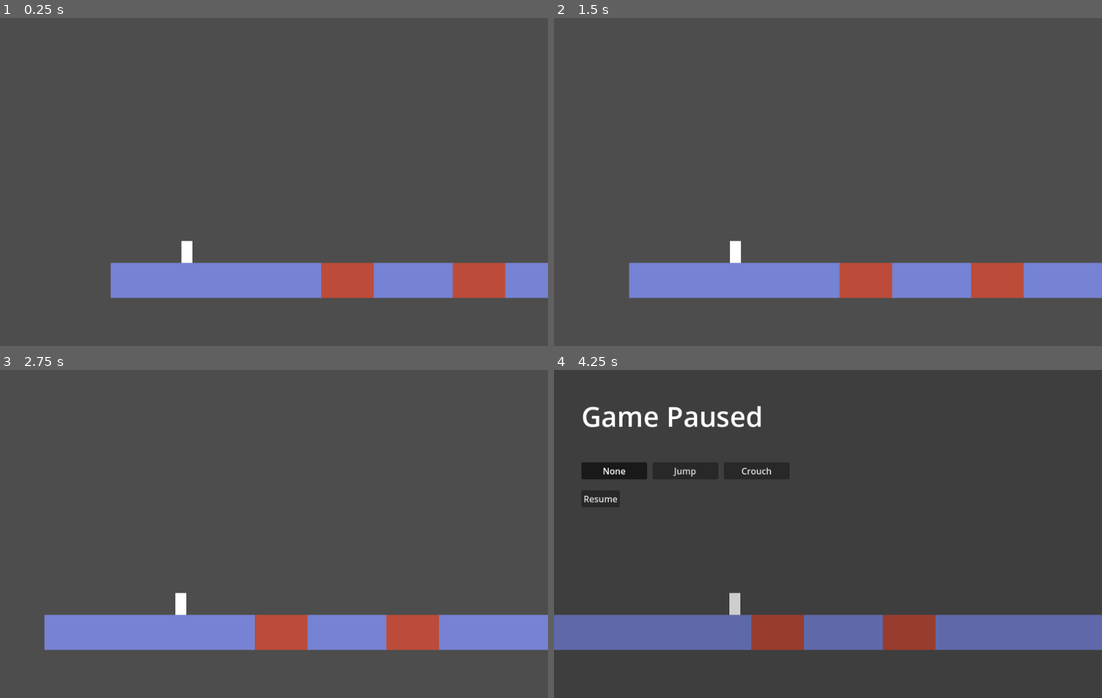
Above: before the commit, frames 1-4 (two rows, left to right).
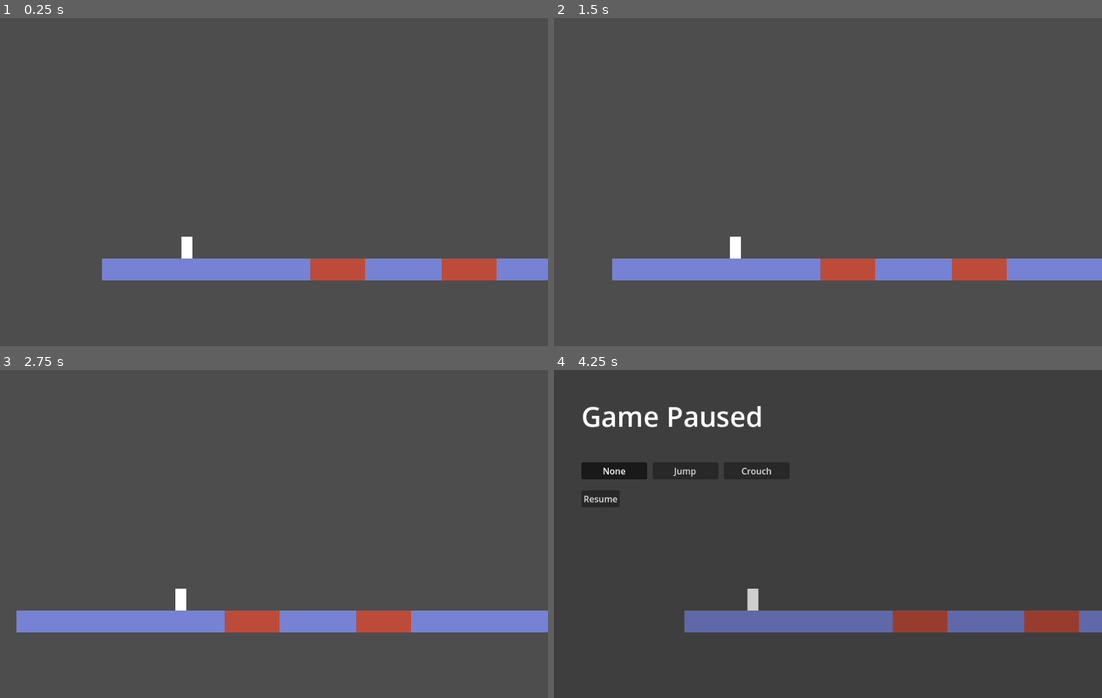
Above: after the commit, the same moments.

Repository: redpebble/trijam-314
Game: Godot game, scene res://scenes/levels/level1.tscn
The game is run twice, just before and just after one commit, with the same random seed, the same clock (stepped at 60 frames per second) and the same inputs. Before the commit the project starts from res://scenes/level1.tscn.
Inputs:
- Up to frame 1 (0.25 s): no input
- Up to frame 2 (1.5 s): no input
- Up to frame 3 (2.75 s): no input
- Up to frame 4 (4.25 s): tap Escape (pause) at 4.15 s

The runs differ from the first frame. In frame 1, 6.0% of the frame differs, in the area x 18-100%, y 66-86%; in frame 2, 6.9%; in frame 3, 7.8%; in frame 4, 9.3%, in the area x 0-100%, y 66-86%.

Commit message:
load next level

Diff:
--- a/godot/project.godot
+++ b/godot/project.godot
@@ -11,7 +11,7 @@
 [application]
 
 config/name="TAS Dash"
-run/main_scene="res://scenes/level1.tscn"
+run/main_scene="res://scenes/levels/level1.tscn"
 config/features=PackedStringArray("4.3", "GL Compatibility")
 config/icon="res://icon.svg"
 
--- a/godot/scenes/UI/Elements/list_button.gd
+++ b/godot/scenes/UI/Elements/list_button.gd
@@ -1,7 +1,6 @@
 extends Button
 
 signal selected
-
 
 func _ready() -> void:
 	button_down.connect(_on_button_down)
@@ -12,9 +11,7 @@
 
 func _on_toggled(toggled_on : bool):
 	if toggled_on:
-		print(name, " selected")
 		selected.emit()
 
 func _on_button_down():
-	print(name, " selected")
 	selected.emit()
--- a/godot/scenes/character.gd
+++ b/godot/scenes/character.gd
@@ -4,6 +4,7 @@
 enum Action { NONE, JUMP, CROUCH }
 
 signal hit_hazard
+signal hit_goal
 
 const SPEED = 300.0
 const JUMP_VELOCITY = -400.0
@@ -42,7 +43,7 @@
 		match collider.collision_type:
 			LevelGeometry.Type.NEUTRAL: hit_wall = true
 			LevelGeometry.Type.HAZARD: hit_hazard.emit()
-			LevelGeometry.Type.GOAL:   hit_hazard.emit() # next level
+			LevelGeometry.Type.GOAL:   hit_goal.emit()
 
 func rebound():
 	if hit_wall_pos == position:
--- a/godot/scenes/level.gd
+++ /dev/null
@@ -1,12 +0,0 @@
-extends Node2D
-
-func _ready() -> void:
-	reset()
-	$Camera2D.target = $Character
-
-func reset() -> void:
-	$Character.position = $Start.position
-	$Camera2D.position.x = $Start.position.x
-
-func _on_character_hit_hazard() -> void:
-	reset()
--- a/godot/scenes/level1.tscn
+++ /dev/null
@@ -1,138 +0,0 @@
-[gd_scene load_steps=17 format=3 uid="uid://bpwlmjan0tmis"]
-
-[ext_resource type="Script" path="res://scenes/level.gd" id="1_1g0je"]
-[ext_resource type="PackedScene" uid="uid://d1a3impy5lljt" path="res://scenes/character.tscn" id="1_rapfa"]
-[ext_resource type="PackedScene" uid="uid://l1np6ys8mw12" path="res://scenes/UI/pause_menu.tscn" id="2_nep4c"]
-[ext_resource type="Script" path="res://scenes/camera.gd" id="2_p0ldi"]
-[ext_resource type="Script" path="res://scenes/level_geometry.gd" id="4_7pf31"]
-
-[sub_resource type="RectangleShape2D" id="RectangleShape2D_ug4if"]
-size = Vector2(32, 128)
-
-[sub_resource type="RectangleShape2D" id="RectangleShape2D_fruhu"]
-size = Vector2(384, 64)
-
-[sub_resource type="RectangleShape2D" id="RectangleShape2D_vligy"]
-size = Vector2(552, 64)
-
-[sub_resource type="RectangleShape2D" id="RectangleShape2D_uwnvl"]
-size = Vector2(144, 64)
-
-[sub_resource type="RectangleShape2D" id="RectangleShape2D_1s248"]
-size = Vector2(3312, 64)
-
-[sub_resource type="RectangleShape2D" id="RectangleShape2D_ophq7"]
-size = Vector2(968, 64)
-
-[sub_resource type="RectangleShape2D" id="RectangleShape2D_krlpe"]
-size = Vector2(632, 64)
-
-[sub_resource type="RectangleShape2D" id="RectangleShape2D_xjqpe"]
-size = Vector2(96, 64)
-
-[sub_resource type="RectangleShape2D" id="RectangleShape2D_4bu4v"]
-size = Vector2(447.877, 208)
-
-[sub_resource type="RectangleShape2D" id="RectangleShape2D_tla6a"]
-size = Vector2(191.969, 256)
-
-[sub_resource type="RectangleShape2D" id="RectangleShape2D_1ednv"]
-size = Vector2(8, 56)
-
-[node name="Level1" type="Node2D"]
-script = ExtResource("1_1g0je")
-
-[node name="Camera2D" type="Camera2D" parent="."]
-position = Vector2(500, 300)
-script = ExtResource("2_p0ldi")
-
-[node name="PauseMenu" parent="." instance=ExtResource("2_nep4c")]
-
-[node name="Character" parent="." instance=ExtResource("1_rapfa")]
-position = Vector2(72, 384)
-
-[node name="Start" type="Node2D" parent="."]
-position = Vector2(64, 448)
-
-[node name="Geometry" type="Node2D" parent="."]
-
-[node name="Goal" type="StaticBody2D" parent="Geometry"]
-collision_layer = 8
-script = ExtResource("4_7pf31")
-collision_type = 2
-
-[node name="CollisionShape2D" type="CollisionShape2D" parent="Geometry/Goal"]
-position = Vector2(4016, 192)
-shape = SubResource("RectangleShape2D_ug4if")
-debug_color = Color(0.309561, 0.613737, 0.370076, 0.42)
-
-[node name="Floors" type="StaticBody2D" parent="Geometry"]
-collision_layer = 2
-script = ExtResource("4_7pf31")
-
-[node name="CollisionShape2D" type="CollisionShape2D" parent="Geometry/Floors"]
-position = Vector2(192, 480)
-shape = SubResource("RectangleShape2D_fruhu")
-
-[node name="CollisionShape2D2" type="CollisionShape2D" parent="Geometry/Floors"]
-position = Vector2(3756, 288)
-shape = SubResource("RectangleShape2D_vligy")
-
-[node name="CollisionShape2D3" type="CollisionShape2D" parent="Geometry/Floors"]
-position = Vector2(552, 480)
-shape = SubResource("RectangleShape2D_uwnvl")
-
-[node name="CollisionShape2D4" type="CollisionShape2D" parent="Geometry/Floors"]
-position = Vector2(2376, 480)
-shape = SubResource("RectangleShape2D_1s248")
-
-[node name="CollisionShape2D5" type="CollisionShape2D" parent="Geometry/Floors"]
-position = Vector2(3548, 416)
-shape = SubResource("RectangleShape2D_ophq7")
-
-[node name="CollisionShape2D6" type="CollisionShape2D" parent="Geometry/Floors"]
-position = Vector2(3716, 352)
-shape = SubResource("RectangleShape2D_krlpe")
-
-[node name="Hazards" type="StaticBody2D" parent="Geometry"]
-collision_layer = 4
-script = ExtResource("4_7pf31")
-collision_type = 1
-
-[node name="CollisionShape2D" type="CollisionShape2D" parent="Geometry/Hazards"]
-position = Vector2(432, 480)
-shape = SubResource("RectangleShape2D_xjqpe")
-debug_color = Color(0.890877, 0.300042, 0.329821, 0.42)
-
-[node name="CollisionShape2D2" type="CollisionShape2D" parent="Geometry/Hazards"]
-position = Vector2(1504, 264)
-shape = SubResource("RectangleShape2D_4bu4v")
-debug_color = Color(0.890877, 0.300042, 0.329821, 0.42)
-
-[node name="CollisionShape2D3" type="CollisionShape2D" parent="Geometry/Hazards"]
-position = Vector2(672, 480)
-shape = SubResource("RectangleShape2D_xjqpe")
-debug_color = Color(0.890877, 0.300042, 0.329821, 0.42)
-
-[node name="CollisionShape2D4" type="CollisionShape2D" parent="Geometry/Hazards"]
-position = Vector2(1823.95, 288)
-shape = SubResource("RectangleShape2D_tla6a")
-debug_color = Color(0.890877, 0.300042, 0.329821, 0.42)
-
-[node name="CollisionShape2D5" type="CollisionShape2D" parent="Geometry/Hazards"]
-position = Vector2(3396, 356)
-shape = SubResource("RectangleShape2D_1ednv")
-debug_color = Color(0.890877, 0.300042, 0.329821, 0.42)
-
-[node name="CollisionShape2D6" type="CollisionShape2D" parent="Geometry/Hazards"]
-position = Vector2(3060.02, 420)
-shape = SubResource("RectangleShape2D_1ednv")
-debug_color = Color(0.890877, 0.300042, 0.329821, 0.42)
-
-[node name="CollisionShape2D7" type="CollisionShape2D" parent="Geometry/Hazards"]
-position = Vector2(3476, 292)
-shape = SubResource("RectangleShape2D_1ednv")
-debug_color = Color(0.890877, 0.300042, 0.329821, 0.42)
-
-[connection signal="action_selected" from="PauseMenu" to="Character" method="_on_pause_menu_action_selected"]
-[connection signal="hit_hazard" from="Character" to="." method="_on_character_hit_hazard"]
--- /dev/null
+++ b/godot/scenes/levels/level.gd
@@ -0,0 +1,27 @@
+class_name Level
+extends Node2D
+
+@export var next_level_res: Resource
+
+func _ready() -> void:
+	$Character.connect("hit_hazard", reset)
+	$Character.connect("hit_goal", load_next_level)
+
+	reset()
+	$Camera2D.target = $Character
+
+func reset() -> void:
+	$Character.position = $Start.position
+	$Camera2D.position.x = $Start.position.x
+
+var load_lock = false
+func load_next_level() -> void:
+	if load_lock: return # prevent this from being triggered multiple times concurrently
+	load_lock = true
+
+	if next_level_res == null:
+		reset() # this should probably be something else, eventually
+		load_lock = false
+		return
+
+	get_tree().change_scene_to_packed(next_level_res)
--- /dev/null
+++ b/godot/scenes/levels/level1.tscn
@@ -0,0 +1,139 @@
+[gd_scene load_steps=18 format=3 uid="uid://bpwlmjan0tmis"]
+
+[ext_resource type="Script" path="res://scenes/levels/level.gd" id="1_1g0je"]
+[ext_resource type="PackedScene" uid="uid://d1a3impy5lljt" path="res://scenes/character.tscn" id="1_rapfa"]
+[ext_resource type="PackedScene" uid="uid://bt6rxh6q2uvoj" path="res://scenes/levels/level2.tscn" id="2_jint4"]
+[ext_resource type="PackedScene" uid="uid://l1np6ys8mw12" path="res://scenes/UI/pause_menu.tscn" id="2_nep4c"]
+[ext_resource type="Script" path="res://scenes/camera.gd" id="2_p0ldi"]
+[ext_resource type="Script" path="res://scenes/level_geometry.gd" id="4_7pf31"]
+
+[sub_resource type="RectangleShape2D" id="RectangleShape2D_h4uho"]
+size = Vector2(380, 40)
+
+[sub_resource type="RectangleShape2D" id="RectangleShape2D_fvpop"]
+size = Vector2(360, 60)
+
+[sub_resource type="RectangleShape2D" id="RectangleShape2D_4g0sq"]
+size = Vector2(140, 40)
+
+[sub_resource type="RectangleShape2D" id="RectangleShape2D_23iwg"]
+size = Vector2(2120, 40)
+
+[sub_resource type="RectangleShape2D" id="RectangleShape2D_vdgdn"]
+size = Vector2(800, 60)
+
+[sub_resource type="RectangleShape2D" id="RectangleShape2D_i8lct"]
+size = Vector2(430, 60)
+
+[sub_resource type="RectangleShape2D" id="RectangleShape2D_xjqpe"]
+size = Vector2(100, 40)
+
+[sub_resource type="RectangleShape2D" id="RectangleShape2D_gnjih"]
+size = Vector2(240, 430)
+
+[sub_resource type="RectangleShape2D" id="RectangleShape2D_i2hek"]
+size = Vector2(160, 450)
+
+[sub_resource type="RectangleShape2D" id="RectangleShape2D_cahgp"]
+size = Vector2(10, 50)
+
+[sub_resource type="RectangleShape2D" id="RectangleShape2D_g61o1"]
+size = Vector2(40, 120)
+
+[node name="Level1" type="Node2D"]
+script = ExtResource("1_1g0je")
+next_level_res = ExtResource("2_jint4")
+
+[node name="Camera2D" type="Camera2D" parent="."]
+position = Vector2(500, 300)
+script = ExtResource("2_p0ldi")
+metadata/_edit_lock_ = true
+
+[node name="PauseMenu" parent="." instance=ExtResource("2_nep4c")]
+
+[node name="Character" parent="." instance=ExtResource("1_rapfa")]
+
+[node name="Start" type="Node2D" parent="."]
+position = Vector2(80, 440)
+
+[node name="Geometry" type="Node2D" parent="."]
+
+[node name="Neutral" type="StaticBody2D" parent="Geometry"]
+collision_layer = 2
+script = ExtResource("4_7pf31")
+
+[node name="CollisionShape2D" type="CollisionShape2D" parent="Geometry/Neutral"]
+position = Vector2(190, 460)
+shape = SubResource("RectangleShape2D_h4uho")
+
+[node name="CollisionShape2D2" type="CollisionShape2D" parent="Geometry/Neutral"]
+position = Vector2(2660, 290)
+shape = SubResource("RectangleShape2D_fvpop")
+
+[node name="CollisionShape2D3" type="CollisionShape2D" parent="Geometry/Neutral"]
+position = Vector2(550, 460)
+shape = SubResource("RectangleShape2D_4g0sq")
+
+[node name="CollisionShape2D4" type="CollisionShape2D" parent="Geometry/Neutral"]
+position = Vector2(1780, 460)
+shape = SubResource("RectangleShape2D_23iwg")
+
+[node name="CollisionShape2D5" type="CollisionShape2D" parent="Geometry/Neutral"]
+position = Vector2(2440, 410)
+shape = SubResource("RectangleShape2D_vdgdn")
+
+[node name="CollisionShape2D6" type="CollisionShape2D" parent="Geometry/Neutral"]
+position = Vector2(2625, 350)
+shape = SubResource("RectangleShape2D_i8lct")
+
+[node name="Hazard" type="StaticBody2D" parent="Geometry"]
+collision_layer = 4
+script = ExtResource("4_7pf31")
+collision_type = 1
+
+[node name="CollisionShape2D" type="CollisionShape2D" parent="Geometry/Hazard"]
+position = Vector2(430, 460)
+shape = SubResource("RectangleShape2D_xjqpe")
+debug_color = Color(0.890877, 0.300042, 0.329821, 0.42)
+
+[node name="CollisionShape2D2" type="CollisionShape2D" parent="Geometry/Hazard"]
+position = Vector2(1440, 180)
+shape = SubResource("RectangleShape2D_gnjih")
+debug_color = Color(0.890877, 0.300042, 0.329821, 0.42)
+
+[node name="CollisionShape2D3" type="CollisionShape2D" parent="Geometry/Hazard"]
+position = Vector2(670, 460)
+shape = SubResource("RectangleShape2D_xjqpe")
+debug_color = Color(0.890877, 0.300042, 0.329821, 0.42)
+
+[node name="CollisionShape2D4" type="CollisionShape2D" parent="Geometry/Hazard"]
+position = Vector2(1640, 190)
+shape = SubResource("RectangleShape2D_i2hek")
+debug_color = Color(0.890877, 0.300042, 0.329821, 0.42)
+
+[node name="CollisionShape2D5" type="CollisionShape2D" parent="Geometry/Hazard"]
+position = Vector2(2410, 355)
+shape = SubResource("RectangleShape2D_cahgp")
+debug_color = Color(0.890877, 0.300042, 0.329821, 0.42)
+
+[node name="CollisionShape2D6" type="CollisionShape2D" parent="Geometry/Hazard"]
+position = Vector2(2040, 415)
+shape = SubResource("RectangleShape2D_cahgp")
+debug_color = Color(0.890877, 0.300042, 0.329821, 0.42)
+
+[node name="CollisionShape2D7" type="CollisionShape2D" parent="Geometry/Hazard"]
+position = Vector2(2480, 295)
+shape = SubResource("RectangleShape2D_cahgp")
+debug_color = Color(0.890877, 0.300042, 0.329821, 0.42)
+
+[node name="Goal" type="StaticBody2D" parent="Geometry"]
+collision_layer = 8
+script = ExtResource("4_7pf31")
+collision_type = 2
+
+[node name="CollisionShape2D" type="CollisionShape2D" parent="Geometry/Goal"]
+position = Vector2(2820, 200)
+shape = SubResource("RectangleShape2D_g61o1")
+debug_color = Color(0.309561, 0.613737, 0.370076, 0.42)
+
+[connection signal="action_selected" from="PauseMenu" to="Character" method="_on_pause_menu_action_selected"]
--- /dev/null
+++ b/godot/scenes/levels/level2.tscn
@@ -0,0 +1,67 @@
+[gd_scene load_steps=9 format=3 uid="uid://bt6rxh6q2uvoj"]
+
+[ext_resource type="Script" path="res://scenes/levels/level.gd" id="1_lqjkl"]
+[ext_resource type="Script" path="res://scenes/camera.gd" id="2_2o17f"]
+[ext_resource type="PackedScene" uid="uid://l1np6ys8mw12" path="res://scenes/UI/pause_menu.tscn" id="3_m02jb"]
+[ext_resource type="PackedScene" uid="uid://d1a3impy5lljt" path="res://scenes/character.tscn" id="4_kl67p"]
+[ext_resource type="Script" path="res://scenes/level_geometry.gd" id="5_dbheq"]
+
+[sub_resource type="RectangleShape2D" id="RectangleShape2D_h4uho"]
+size = Vector2(432, 40)
+
+[sub_resource type="RectangleShape2D" id="RectangleShape2D_xjqpe"]
+size = Vector2(96, 64)
+
+[sub_resource type="RectangleShape2D" id="RectangleShape2D_g61o1"]
+size = Vector2(32, 128)
+
+[node name="Level2" type="Node2D"]
+script = ExtResource("1_lqjkl")
+
+[node name="Camera2D" type="Camera2D" parent="."]
+position = Vector2(500, 300)
+script = ExtResource("2_2o17f")
+metadata/_edit_lock_ = true
+
+[node name="PauseMenu" parent="." instance=ExtResource("3_m02jb")]
+
+[node name="Character" parent="." instance=ExtResource("4_kl67p")]
+
+[node name="Start" type="Node2D" parent="."]
+position = Vector2(64, 280)
+
+[node name="Geometry" type="Node2D" parent="."]
+
+[node name="Neutral" type="StaticBody2D" parent="Geometry"]
+collision_layer = 2
+script = ExtResource("5_dbheq")
+
+[node name="CollisionShape2D" type="CollisionShape2D" parent="Geometry/Neutral"]
+position = Vector2(216, 300)
+shape = SubResource("RectangleShape2D_h4uho")
+
+[node name="CollisionShape2D2" type="CollisionShape2D" parent="Geometry/Neutral"]
+position = Vector2(216, 440)
+shape = SubResource("RectangleShape2D_h4uho")
+
+[node name="Hazard" type="StaticBody2D" parent="Geometry"]
+collision_layer = 4
+script = ExtResource("5_dbheq")
+collision_type = 1
+
+[node name="CollisionShape2D" type="CollisionShape2D" parent="Geometry/Hazard"]
+position = Vector2(490, 450)
+shape = SubResource("RectangleShape2D_xjqpe")
+debug_color = Color(0.890877, 0.300042, 0.329821, 0.42)
+
+[node name="Goal" type="StaticBody2D" parent="Geometry"]
+collision_layer = 8
+script = ExtResource("5_dbheq")
+collision_type = 2
+
+[node name="CollisionShape2D" type="CollisionShape2D" parent="Geometry/Goal"]
+position = Vector2(435, 210)
+shape = SubResource("RectangleShape2D_g61o1")
+debug_color = Color(0.309561, 0.613737, 0.370076, 0.42)
+
+[connection signal="action_selected" from="PauseMenu" to="Character" method="_on_pause_menu_action_selected"]
